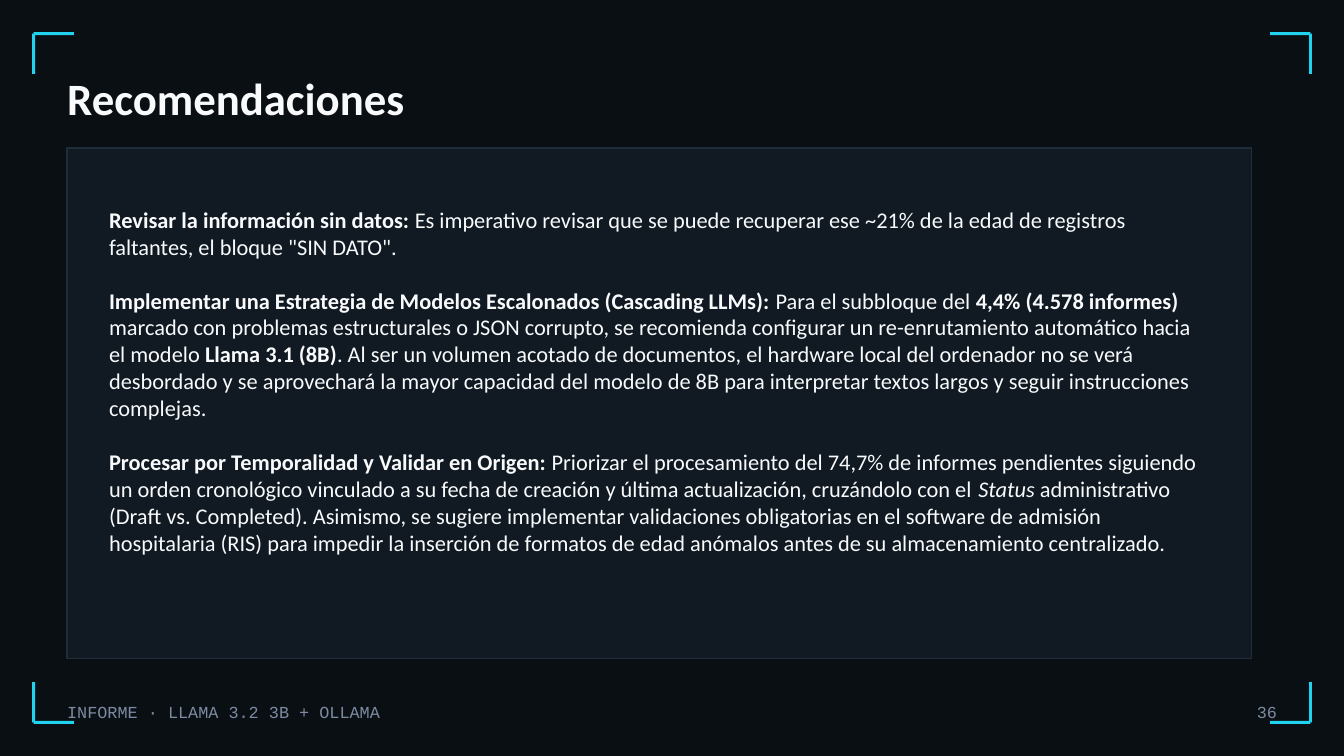
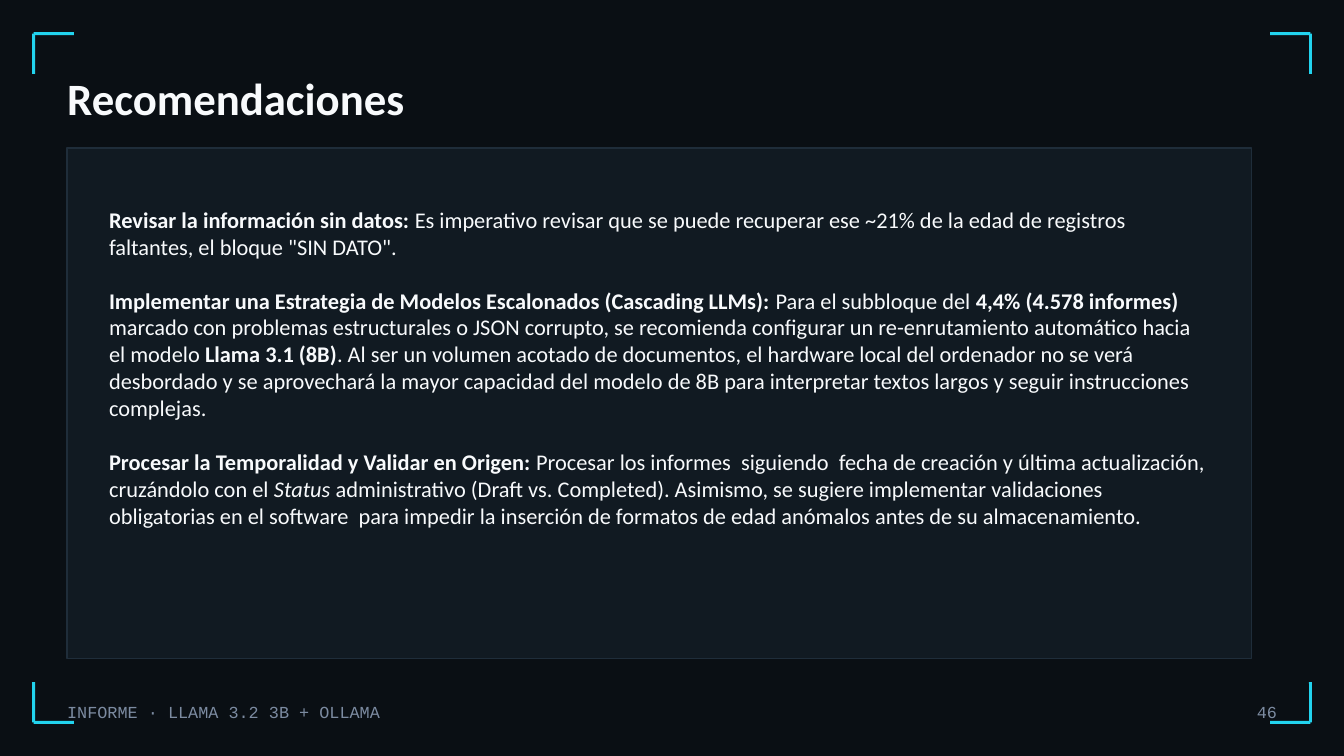
Before and after one commit to osleysorio/itacedemy_repo1_osley, a slide deck: slide 46 of sprint 13/Informe_Llama32_Ollama.pptx (slide 36 before the commit). Drawn at 1344x756 pixels with LibreOffice and Linux fonts; fonts in the diff are those of the drawing. Boxes give left, top, right and bottom in pixels: in the first picture for what was removed or moved away, otherwise in the second. Text is boxed around its words. In the diff, an @@ line names an element or a change of style, - is before the commit and + after.

```diff
--- a/sprint 13/Informe_Llama32_Ollama.pptx
+++ b/sprint 13/Informe_Llama32_Ollama.pptx
@@ text at (109, 454, 1204, 528): text changed @@
-Procesar por Temporalidad y Validar en Origen: Priorizar el procesamiento del 74,7% de informes pendientes siguiendo un orden cronológico vinculado a su fecha de creación y última actualización, cruzándolo con el Status administrativo (Draft vs. Completed). Asimismo, se sugiere implementar validaciones obligatorias en el software de admisión hospitalaria (RIS) para impedir la inserción de formatos de edad anómalos antes de su almacenamiento centralizado.
+Procesar la Temporalidad y Validar en Origen: Procesar los informes siguiendo fecha de creación y última actualización, cruzándolo con el Status administrativo (Draft vs. Completed). Asimismo, se sugiere implementar validaciones obligatorias en el software para impedir la inserción de formatos de edad anómalos antes de su almacenamiento.
@@ page number at (1257, 707, 1277, 723): text changed @@
-36
+46
```
Also in this commit, not shown: 18 other slides changed, 25 slides added, 14 slides removed, 1 other file.
